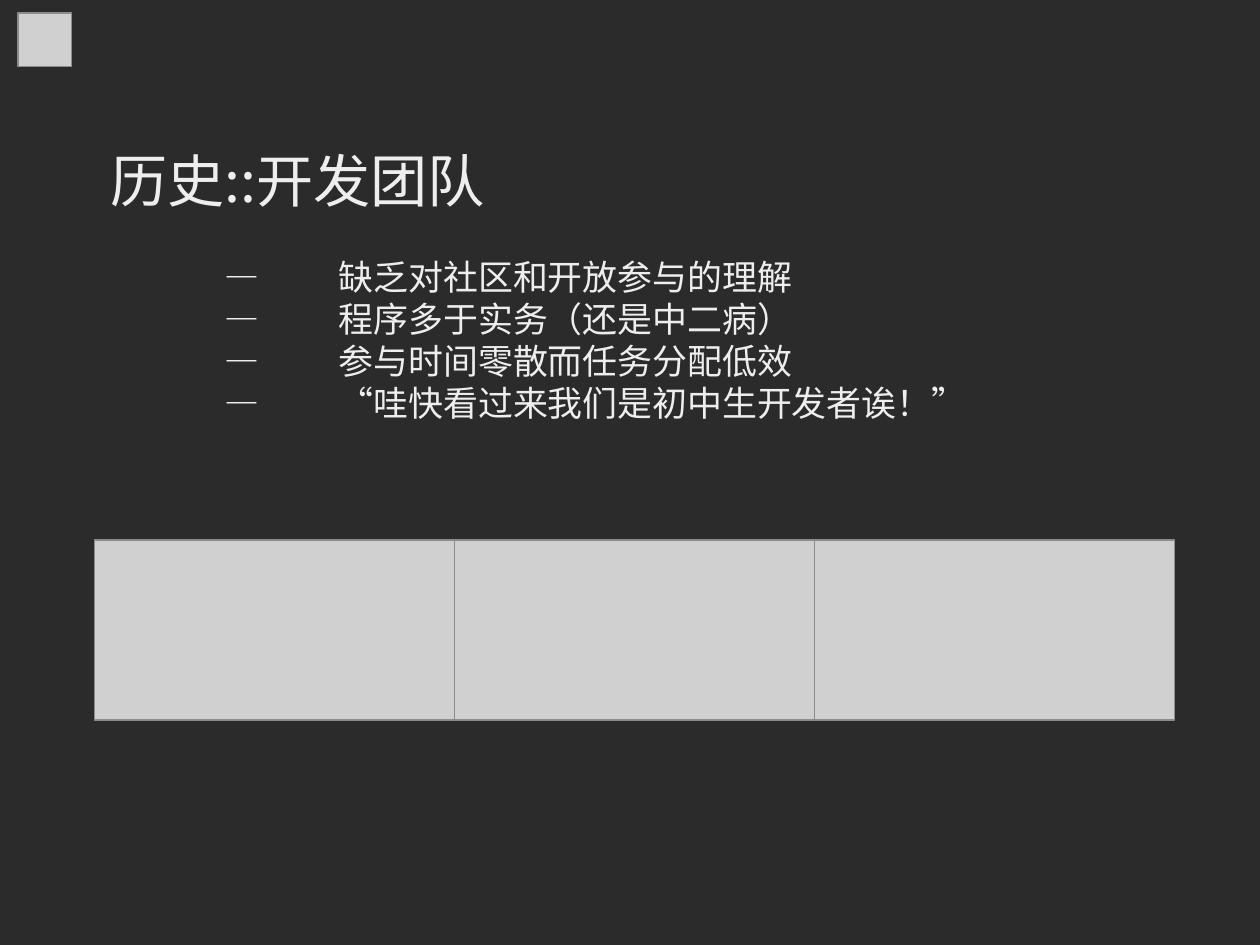
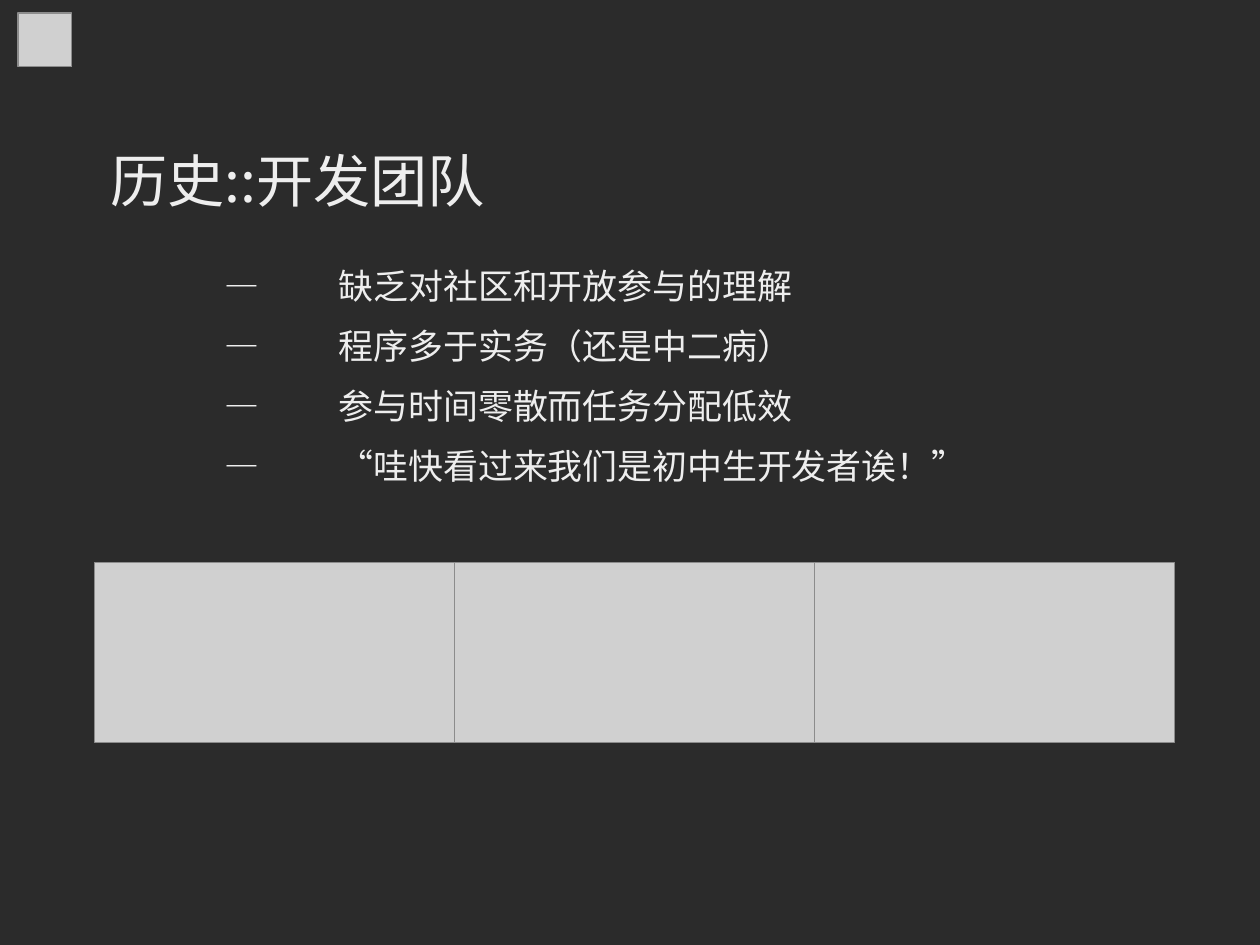
Before and after one commit to MingcongBai/soscon-2018-talk, a slide deck: slide 5 of slide.odp. Drawn at 1260x945 pixels with LibreOffice and Linux fonts; fonts in the diff are those of the drawing; grey boxes stand for pictures; background and template pictures are left out; a plain dark background stands for a picture behind light text. Boxes give left, top, right and bottom in pixels: in the first picture for what was removed or moved away, otherwise in the second. Text is boxed around its words. In the diff, an @@ line names an element or a change of style, - is before the commit and + after.

```diff
--- a/slide.odp
+++ b/slide.odp
@@ text at box(339, 269, 967, 482): more space between paragraphs @@
@@ 3 pictures: place and size @@
-3 pictures at box(95, 540, 1175, 719)
+3 pictures at box(95, 563, 1175, 742)
```
Also in this commit, not shown: 21 other slides changed.
